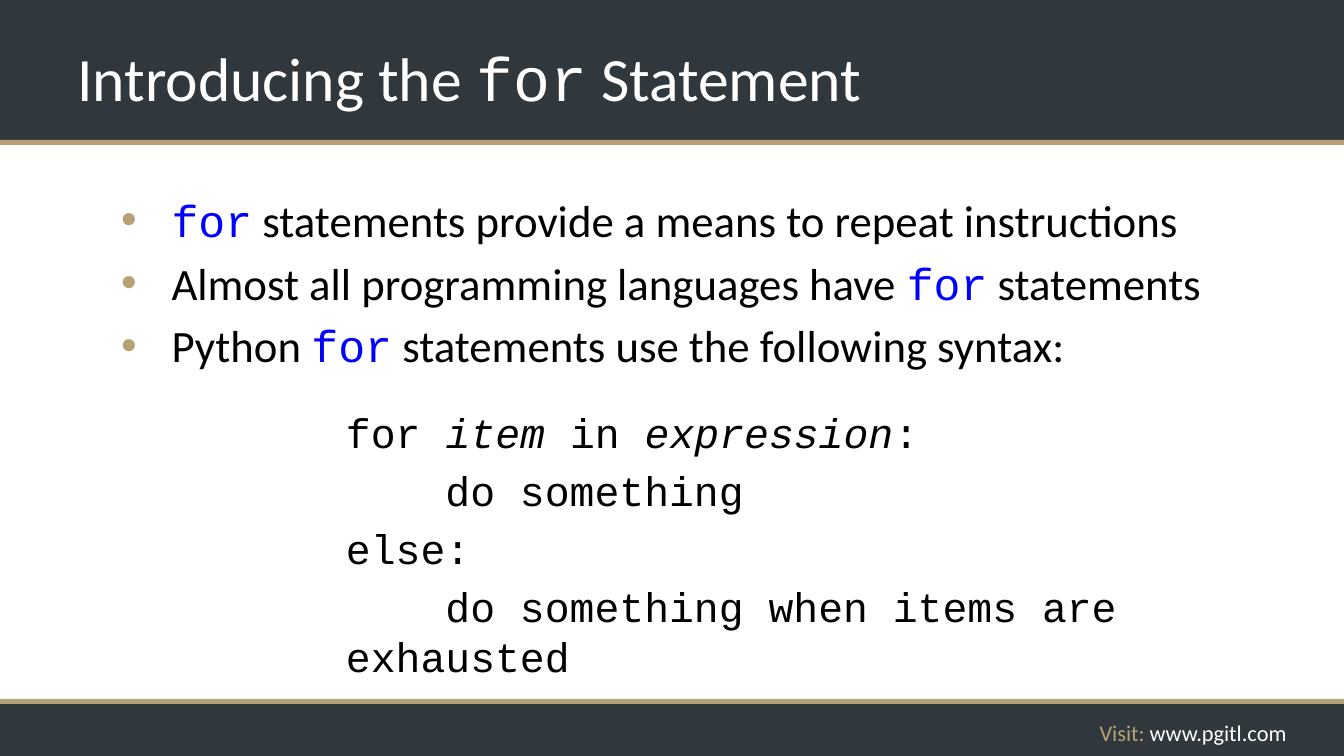
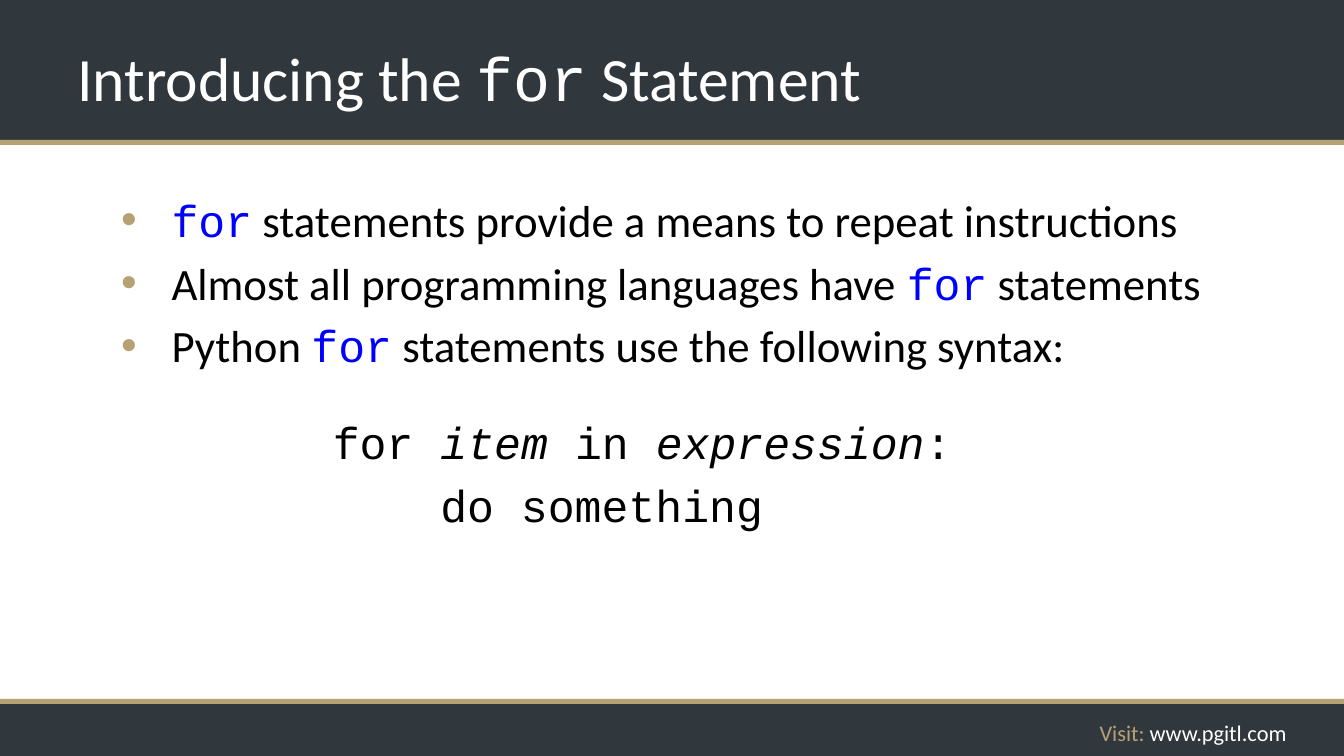
Before and after one commit to rikkouri/project-a, a slide deck: slide 100 of Programming Foundations.pptx. Drawn at 1344x756 pixels with LibreOffice and Linux fonts; fonts in the diff are those of the drawing; background and template pictures are left out. Boxes give left, top, right and bottom in pixels: in the first picture for what was removed or moved away, otherwise in the second. Text is boxed around its words. In the diff, an @@ line names an element or a change of style, - is before the commit and + after.

```diff
--- a/Programming Foundations.pptx
+++ b/Programming Foundations.pptx
@@ text "for item in expression:": place and size @@
-text "for item in expression:" at [346,418,1117,673]
+text "for item in expression:" at [333,427,952,532]
@@ text "for item in expression:" at [333,427,952,532]: size 29.6 to 32 pt @@
@@ text at [346,534,1117,673]: paragraphs removed @@
-else:
-do something when items are exhausted
```
Also in this commit, not shown: 6 other slides changed, 4 slides added, 2 slides removed.
